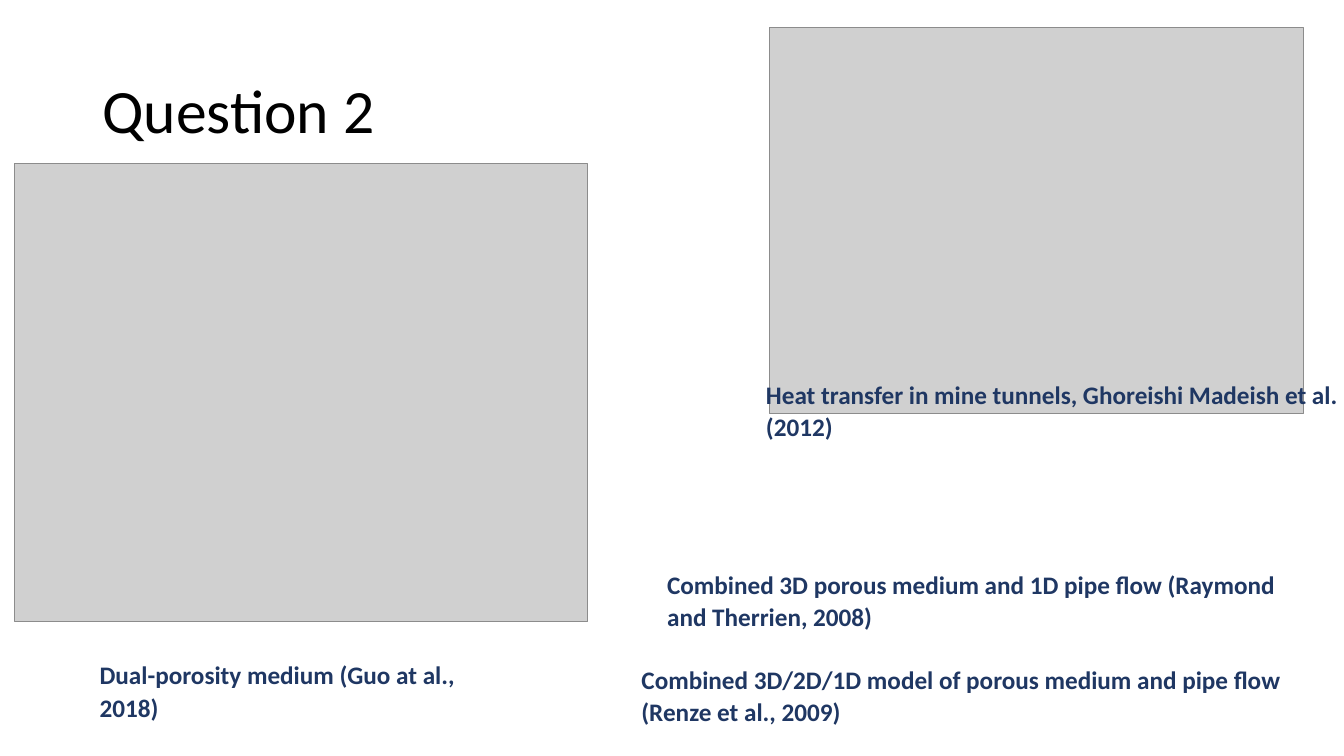
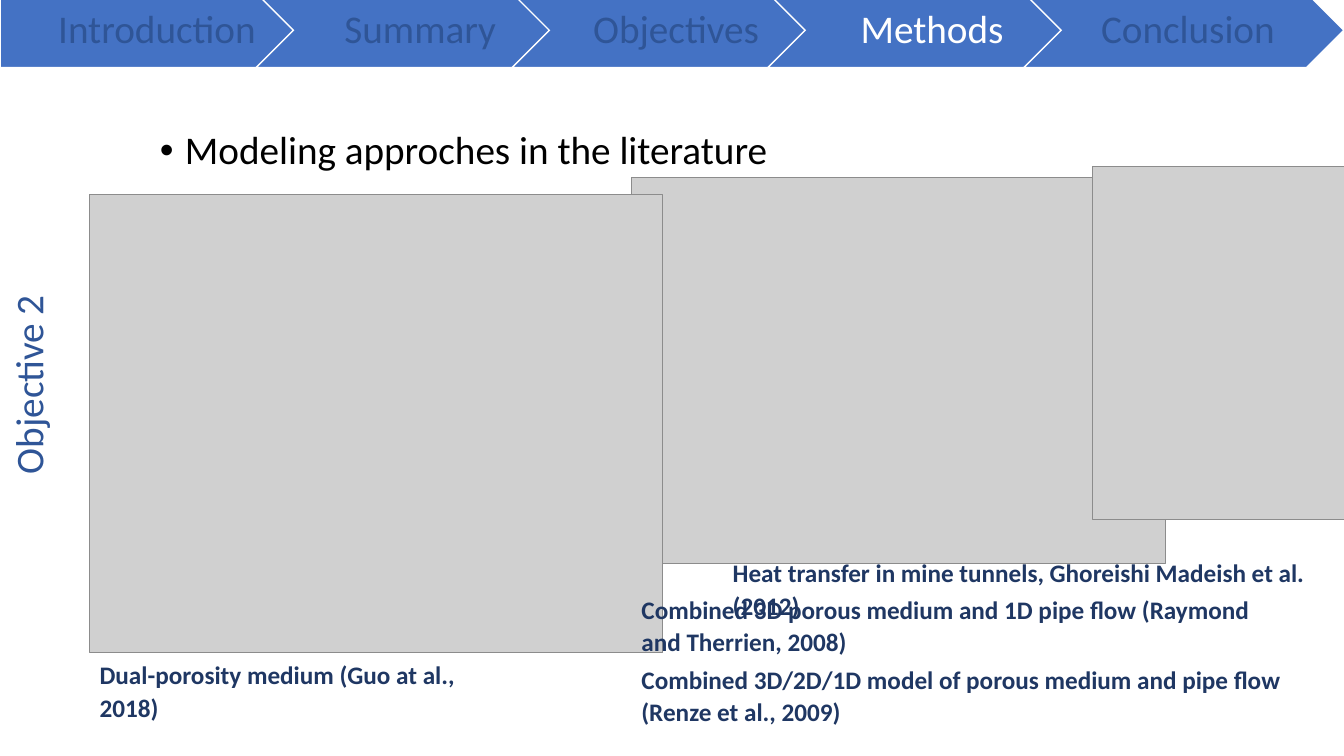
Before and after one commit to mylenre/Data_phD, a slide deck: slide 14 of Conference/GradSchool2020.pptx (slide 11 before the commit). Drawn at 1344x756 pixels with LibreOffice and Linux fonts; fonts in the diff are those of the drawing; grey boxes stand for pictures. Boxes give left, top, right and bottom in pixels: in the first picture for what was removed or moved away, otherwise in the second. Text is boxed around its words. In the diff, an @@ line names an element or a change of style, - is before the commit and + after.

```diff
--- a/Conference/GradSchool2020.pptx
+++ b/Conference/GradSchool2020.pptx
@@ group added at (x1=0, y1=0, x2=1344, y2=68): 4 chevrons, 1 pentagon arrow, 1 text @@
+Methods
@@ title removed at (x1=102, y1=90, x2=374, y2=141) @@
-Question 2
@@ text added at (x1=185, y1=136, x2=768, y2=171), 28 pt, text #000000 @@
+• Modeling approches in the literature
@@ picture moved from (x1=769, y1=27, x2=1304, y2=413) to (x1=632, y1=177, x2=1167, y2=564) @@
@@ picture added at (x1=1093, y1=166, x2=1344, y2=520) @@
@@ picture moved from (x1=15, y1=164, x2=589, y2=622) to (x1=90, y1=195, x2=663, y2=652) @@
@@ text added at (x1=6, y1=297, x2=54, y2=469), 28 pt, text #2F5597 @@
+Objective 2
@@ text "Heat transfer in mine tunnels, ..." rewrapped from (x1=766, y1=383, x2=1337, y2=410) to (x1=733, y1=562, x2=1304, y2=585) @@
@@ text "Combined 3D porous medium and ..." rewrapped from (x1=667, y1=575, x2=1275, y2=630) to (x1=641, y1=599, x2=1249, y2=658) @@
```
Also in this commit, not shown: 6 other slides changed, 10 slides added, 7 slides removed, 6 other files.
